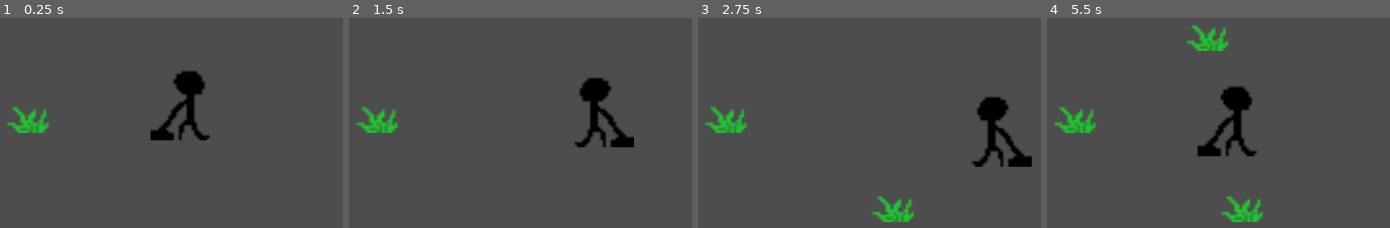
Above: before the commit, frames 1-4 (left to right).
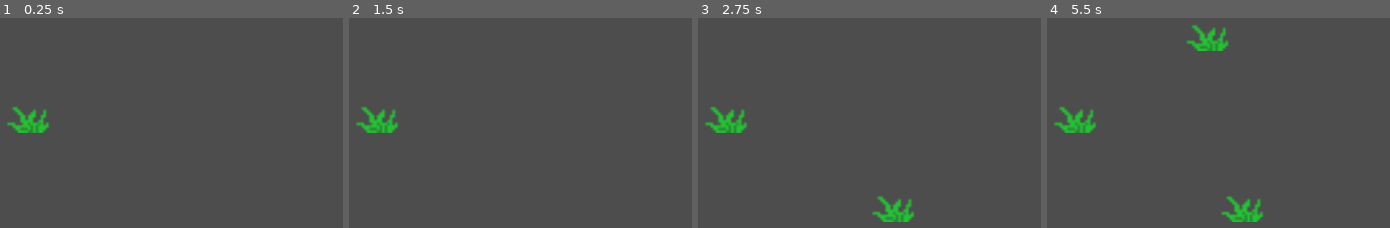
Above: after the commit, the same moments.

Repository: Domo-W/A-Warm-Home
Game: Godot game, scene res://PrototypeLevels/lawn_mowing_minigame.tscn
The game is run twice, just before and just after one commit, with the same random seed, the same clock (stepped at 60 frames per second) and the same inputs.
Inputs:
- Up to frame 1 (0.25 s): no input
- Up to frame 2 (1.5 s): tap Enter at 0.5 s; hold D (move_right) 0.53-1.28 s; hold S (move_down) from 1.28 s (still down)
- Up to frame 3 (2.75 s): release S (move_down) at 2.03 s; hold D (move_right) from 2.03 s (still down)
- Up to frame 4 (5.5 s): release D (move_right) at 2.78 s; hold W (move_up) 2.78-3.53 s; hold A (move_left) 3.53-5.03 s; hold S (move_down) from 5.03 s (still down)

The runs differ from the first frame. In frame 1, 2.3% of the frame differs, in the area x 43-62%, y 25-59%; in frame 2, 2.2%; in frame 3, 2.3%; in frame 4, 2.3%.

Commit message:
mom boss fight prototype

Diff:
--- /dev/null
+++ b/Assets/JeremyAssets/objects_for_hiding.tscn
@@ -0,0 +1,27 @@
+[gd_scene load_steps=5 format=3 uid="uid://b88hj3jx7jg33"]
+
+[ext_resource type="Script" path="res://Scripts/JeremyScripts/objects_for_hiding.gd" id="1_bsmt2"]
+[ext_resource type="Texture2D" uid="uid://bdhrfskm2irck" path="res://icon.svg" id="1_c85av"]
+
+[sub_resource type="RectangleShape2D" id="RectangleShape2D_c7u3h"]
+
+[sub_resource type="RectangleShape2D" id="RectangleShape2D_geiwc"]
+
+[node name="ObjectForHiding" type="StaticBody2D"]
+script = ExtResource("1_bsmt2")
+
+[node name="Sprite2D" type="Sprite2D" parent="."]
+texture = ExtResource("1_c85av")
+
+[node name="CollisionShape2D" type="CollisionShape2D" parent="."]
+scale = Vector2(6, 6)
+shape = SubResource("RectangleShape2D_c7u3h")
+
+[node name="Area2D" type="Area2D" parent="."]
+
+[node name="CollisionShape2D" type="CollisionShape2D" parent="Area2D"]
+scale = Vector2(8, 8)
+shape = SubResource("RectangleShape2D_geiwc")
+
+[connection signal="body_entered" from="Area2D" to="." method="_on_area_2d_body_entered"]
+[connection signal="body_exited" from="Area2D" to="." method="_on_area_2d_body_exited"]
--- a/PrototypeLevels/lawn_mowing_minigame.tscn
+++ b/PrototypeLevels/lawn_mowing_minigame.tscn
@@ -1,6 +1,6 @@
 [gd_scene load_steps=5 format=3 uid="uid://cw58w2k2i75i3"]
 
-[ext_resource type="PackedScene" uid="uid://c08h2lhpkvxht" path="res://Scripts/GeoffScripts/player.tscn" id="1_j8jey"]
+[ext_resource type="PackedScene" uid="uid://c08h2lhpkvxht" path="res://Scripts/JeremyScripts/player.tscn" id="1_j8jey"]
 [ext_resource type="Script" path="res://Scripts/GeoffScripts/lawn_game_manager.gd" id="1_t6kvw"]
 [ext_resource type="Script" path="res://Scripts/GeoffScripts/GrassSpawner.gd" id="4_uvx30"]
 [ext_resource type="PackedScene" uid="uid://b2f5ynnfdrbe3" path="res://Scripts/GeoffScripts/mowing_grass.tscn" id="5_v4il5"]
--- /dev/null
+++ b/PrototypeLevels/mom_boss_fight_level_prototype.tscn
@@ -0,0 +1,36 @@
+[gd_scene load_steps=5 format=3 uid="uid://c06ltddb6oafb"]
+
+[ext_resource type="PackedScene" uid="uid://c08h2lhpkvxht" path="res://Scripts/JeremyScripts/player.tscn" id="1_w1xc5"]
+[ext_resource type="PackedScene" uid="uid://b88hj3jx7jg33" path="res://Assets/JeremyAssets/objects_for_hiding.tscn" id="2_bg7kl"]
+
+[sub_resource type="CanvasTexture" id="CanvasTexture_kd05s"]
+
+[sub_resource type="CanvasTexture" id="CanvasTexture_t7y1q"]
+
+[node name="MomBossFightLevelPrototype" type="Node2D"]
+
+[node name="Wall" type="TextureRect" parent="."]
+modulate = Color(0.981719, 0.909227, 0.39632, 1)
+offset_left = -225.0
+offset_right = 1454.0
+offset_bottom = 621.0
+texture = SubResource("CanvasTexture_kd05s")
+
+[node name="Floor" type="TextureRect" parent="."]
+modulate = Color(0.324417, 0.0979215, 0.0551417, 1)
+offset_left = -5.0
+offset_top = 516.0
+offset_right = 1152.0
+offset_bottom = 655.0
+texture = SubResource("CanvasTexture_t7y1q")
+
+[node name="Closet" parent="." instance=ExtResource("2_bg7kl")]
+position = Vector2(1102, 505)
+scale = Vector2(0.75, 1.5)
+
+[node name="Dresser" parent="." instance=ExtResource("2_bg7kl")]
+position = Vector2(718, 501)
+scale = Vector2(2, 0.75)
+
+[node name="Player" parent="." instance=ExtResource("1_w1xc5")]
+position = Vector2(431, 540)
--- /dev/null
+++ b/Scripts/GeoffScripts/player2.tscn
@@ -0,0 +1,19 @@
+[gd_scene load_steps=4 format=3 uid="uid://bhn5gfeu5ted3"]
+
+[ext_resource type="Script" path="res://Scripts/GeoffScripts/LawnMover.gd" id="1_m0d5j"]
+[ext_resource type="Texture2D" uid="uid://dtgr1xbaf7c0k" path="res://Assets/GeoffAssets/mowing_man.png" id="2_tfee6"]
+
+[sub_resource type="RectangleShape2D" id="RectangleShape2D_240x3"]
+size = Vector2(120, 120)
+
+[node name="Player" type="CharacterBody2D"]
+collision_layer = 3
+script = ExtResource("1_m0d5j")
+
+[node name="CollisionShape2D" type="CollisionShape2D" parent="."]
+shape = SubResource("RectangleShape2D_240x3")
+
+[node name="Sprite2D" type="Sprite2D" parent="."]
+position = Vector2(0.400002, 0)
+scale = Vector2(3.7, 3.7)
+texture = ExtResource("2_tfee6")
--- /dev/null
+++ b/Scripts/JeremyScripts/objects_for_hiding.gd
@@ -0,0 +1,10 @@
+extends StaticBody2D
+
+
+
+func _on_area_2d_body_entered(body):
+	pass # Replace with function body.
+
+
+func _on_area_2d_body_exited(body):
+	pass # Replace with function body.
--- /dev/null
+++ b/Scripts/JeremyScripts/player.gd
@@ -0,0 +1,31 @@
+extends CharacterBody2D
+@onready var sprite_2d = $Sprite2D
+
+const VSPEED = 200.0
+const HSPEED = 200.0
+#458
+
+func _physics_process(delta):
+	var updown = Input.get_axis("move_up", "move_down")
+	var direction = Input.get_axis("move_left", "move_right")
+
+	if direction > 0:
+		sprite_2d.flip_h = true
+	elif direction < 0:
+		sprite_2d.flip_h = false
+
+	if direction:
+		velocity.x = direction * HSPEED
+	else:
+		velocity.x = move_toward(velocity.x, 0, HSPEED)
+	if updown:
+		velocity.y = updown * VSPEED
+	else:
+		velocity.y = move_toward(velocity.y, 0, VSPEED)
+
+
+	if global_position.y <= 457:
+		global_position.y = 457.9
+
+
+	move_and_slide()
--- /dev/null
+++ b/Scripts/JeremyScripts/player.tscn
@@ -0,0 +1,20 @@
+[gd_scene load_steps=4 format=3 uid="uid://c08h2lhpkvxht"]
+
+[ext_resource type="Script" path="res://Scripts/JeremyScripts/player.gd" id="1_xp44h"]
+[ext_resource type="Texture2D" uid="uid://dtgr1xbaf7c0k" path="res://Assets/GeoffAssets/mowing_man.png" id="2_bvc5k"]
+
+[sub_resource type="RectangleShape2D" id="RectangleShape2D_240x3"]
+size = Vector2(54, 40)
+
+[node name="Player" type="CharacterBody2D"]
+collision_layer = 3
+script = ExtResource("1_xp44h")
+
+[node name="CollisionShape2D" type="CollisionShape2D" parent="."]
+position = Vector2(2, 40)
+shape = SubResource("RectangleShape2D_240x3")
+
+[node name="Sprite2D" type="Sprite2D" parent="."]
+position = Vector2(0.400002, 0)
+scale = Vector2(3.7, 3.7)
+texture = ExtResource("2_bvc5k")
